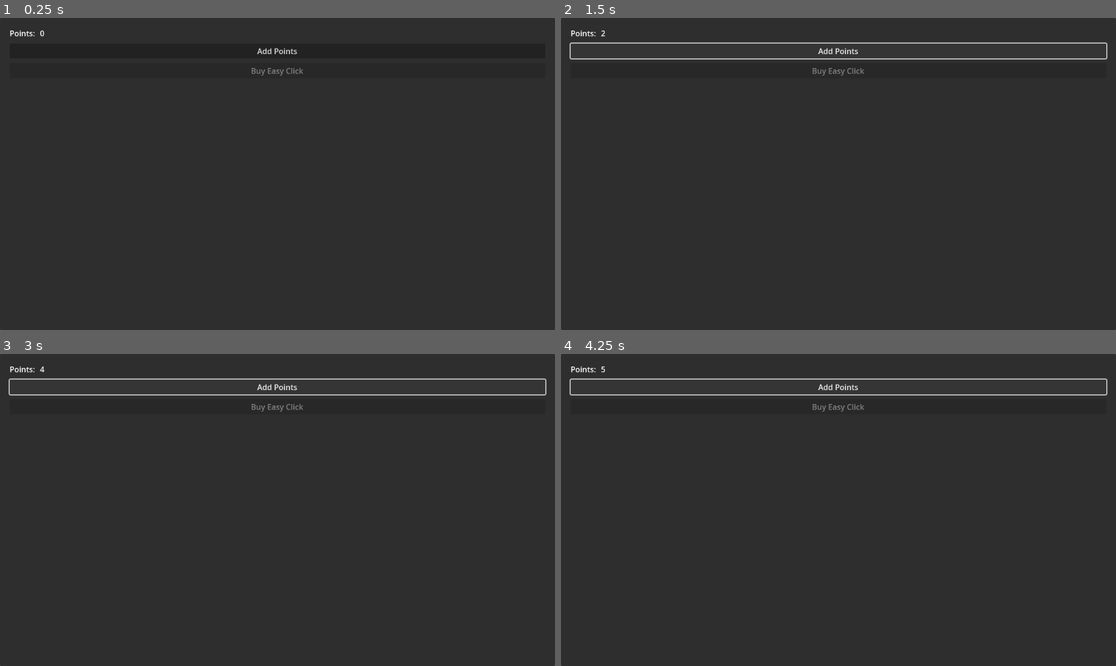
Above: before the commit, frames 1-4 (two rows, left to right).
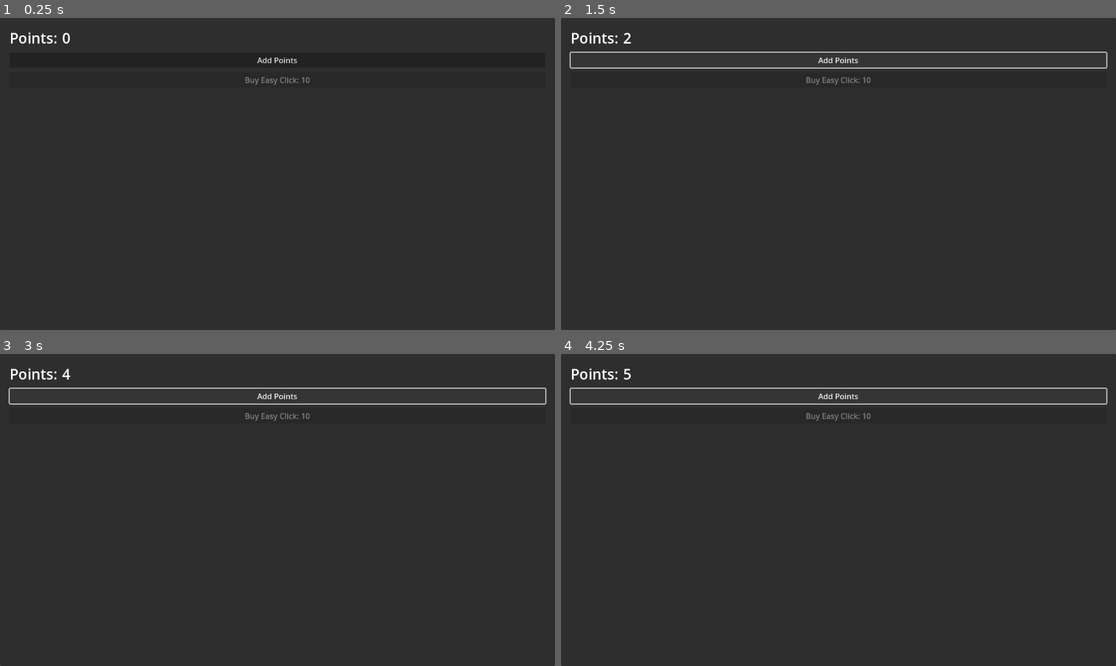
Above: after the commit, the same moments.

Repository: tkapa/incremental-plus
Game: Godot game, scene res://main.tscn
Same seed, same stepped clock (60 frames per second), same inputs: the game is played once before the commit and once after it.
Inputs:
- Up to frame 1 (0.25 s): no input
- Up to frame 2 (1.5 s): click "Add Points" at 0.5 s; click "Add Points" at 1.25 s
- Up to frame 3 (3 s): click "Add Points" at 2 s; tap Enter at 2.75 s
- Up to frame 4 (4.25 s): tap Space at 3.5 s

The runs differ from the first frame. In frame 1, 0.5% of the frame differs, in the area x 1-56%, y 4-22%; in frame 2, 2.2%; in frame 3, 2.2%, in the area x 1-99%, y 4-22%; in frame 4, 2.2%.

Commit message:
Setting up for Autobattling

Diff:
--- a/Components/BuyButton/BuyAssetButton.tscn
+++ b/Components/BuyButton/BuyAssetButton.tscn
@@ -5,6 +5,7 @@
 [node name="BuyAssetButton" type="Button"]
 offset_right = 8.0
 offset_bottom = 8.0
+text = "Buy {{ PURCHASABLE }}: {{ COST }}"
 script = ExtResource("1_7ghck")
 metadata/_custom_type_script = "uid://cc34d36477p4m"
 
--- a/Components/BuyButton/buy_button.gd
+++ b/Components/BuyButton/buy_button.gd
@@ -1,13 +1,13 @@
 class_name BuyButton extends Button
 
-@export var puchasable : Purchasable
+@export var purchasable : Purchasable
 
 var current_asset_cost : int
 
 func _ready():
 	Signalbus.points_added.connect(_on_points_changed)
-	current_asset_cost = puchasable.base_cost
-	text = "Buy " + puchasable.name
+	current_asset_cost = purchasable.base_cost
+	_set_text()
 
 	if (!_is_purchasable()):
 		disabled = true
@@ -28,5 +28,9 @@
 	disabled = false
 
 func _handle_purchase():
-	Signalbus.handle_purchase.emit(puchasable, current_asset_cost)
-	current_asset_cost *= puchasable.cost_increment
+	Signalbus.handle_purchase.emit(purchasable, current_asset_cost)
+	current_asset_cost *= purchasable.cost_increment
+	_set_text()
+
+func _set_text():
+	text = "Buy " + purchasable.name + ": " + str(current_asset_cost)
--- /dev/null
+++ b/Components/Health/healthComponent.tscn
@@ -0,0 +1,6 @@
+[gd_scene load_steps=2 format=3 uid="uid://dnuabqsbm3wrk"]
+
+[ext_resource type="Script" uid="uid://qbqggo84urk0" path="res://Components/Health/health_component.gd" id="1_d0tjh"]
+
+[node name="HealthComponent" type="Node"]
+script = ExtResource("1_d0tjh")
--- /dev/null
+++ b/Components/Health/health_component.gd
@@ -0,0 +1,28 @@
+class_name HealthComponent extends Node
+
+signal on_death
+
+var _max_health : int = 0
+var _current_health : int = 0
+
+func _ready():
+	var hitbox = get_node_or_null("../" + MyConstants.HitboxName)
+	if (hitbox == null):
+		push_error("No Hitbox attached to " + name)
+
+	if (hitbox is HitboxComponent):
+		hitbox.hit.connect(_on_take_damage)
+	else:
+		push_error("No Hitbox attached to " + name)
+
+func init(max_health: int):
+	_max_health = max_health
+	_current_health = _max_health
+
+func _on_take_damage(attack: Attack):
+	_current_health -= attack.damage
+
+	if _current_health > 0:
+		return
+
+	on_death.emit()
--- /dev/null
+++ b/Components/Hitbox/hitboxComponent.tscn
@@ -0,0 +1,8 @@
+[gd_scene load_steps=2 format=3 uid="uid://c7npxutghlnlq"]
+
+[ext_resource type="Script" uid="uid://bcj712lsyocbp" path="res://Components/Hitbox/hitbox_component.gd" id="1_orcbq"]
+
+[node name="HitboxComponent" type="Area2D"]
+script = ExtResource("1_orcbq")
+
+[connection signal="body_entered" from="." to="." method="_on_body_entered"]
--- /dev/null
+++ b/Components/Hitbox/hitbox_component.gd
@@ -0,0 +1,6 @@
+class_name HitboxComponent extends Area2D
+
+signal hit(attack: Attack)
+
+func _on_body_entered(body: HurtboxComponent):
+	hit.emit(body.attack)
--- /dev/null
+++ b/Components/Hurtbox/hurtboxComponent.tscn
@@ -0,0 +1,6 @@
+[gd_scene load_steps=2 format=3 uid="uid://bbvixhmyyu0c0"]
+
+[ext_resource type="Script" uid="uid://c4pddtqhopebj" path="res://Components/Hurtbox/hurtbox_component.gd" id="1_ca0ao"]
+
+[node name="HurtboxComponent" type="Area2D"]
+script = ExtResource("1_ca0ao")
--- /dev/null
+++ b/Components/Hurtbox/hurtbox_component.gd
@@ -0,0 +1,6 @@
+class_name HurtboxComponent extends Area2D
+
+var attack : Attack
+
+func init(_attack: Attack):
+	attack = _attack
--- /dev/null
+++ b/Components/MovementComponent/movement_component_base.gd
@@ -0,0 +1,4 @@
+class_name MovementComponentBase extends Node
+
+func get_movement_direction() -> Vector2:
+	return Vector2.ZERO
--- a/Components/Purchasables/PassivePurchasableComponent/passivePurchasable.tscn
+++ b/Components/Purchasables/PassivePurchasableComponent/passivePurchasable.tscn
@@ -1,6 +1,11 @@
-[gd_scene load_steps=2 format=3 uid="uid://crm8cuudhau44"]
+[gd_scene load_steps=3 format=3 uid="uid://crm8cuudhau44"]
 
 [ext_resource type="Script" uid="uid://3axp86vqg4f4" path="res://Components/Purchasables/PassivePurchasableComponent/passive_purchasable.gd" id="1_t8ov3"]
+[ext_resource type="PackedScene" uid="uid://cycsdwiyolye8" path="res://Components/TickListener/TickListenerComponent.tscn" id="2_uwnio"]
 
 [node name="PassivePurchasable" type="Node"]
 script = ExtResource("1_t8ov3")
+
+[node name="TickListenerComponent" parent="." instance=ExtResource("2_uwnio")]
+
+[connection signal="on_tick" from="TickListenerComponent" to="." method="_on_tick_listener_component_on_tick"]
--- a/Components/Purchasables/PassivePurchasableComponent/passive_purchasable.gd
+++ b/Components/Purchasables/PassivePurchasableComponent/passive_purchasable.gd
@@ -4,7 +4,6 @@
 
 func init(purchasable: Passive):
 	_purchasable = purchasable
-	Signalbus.tick_timeout.connect(_on_tick_timeout)
 
-func _on_tick_timeout():
+func _on_tick_listener_component_on_tick():
 	Signalbus.add_points.emit(_purchasable.point_value)
--- /dev/null
+++ b/Entities/Fighters/fighter.gd
@@ -0,0 +1,3 @@
+class_name Fighter extends CharacterBody2D
+
+@export var stats : FighterStats
--- /dev/null
+++ b/Entities/Fighters/fighter_stats.gd
@@ -0,0 +1 @@
+class_name FighterStats extends Resource
--- /dev/null
+++ b/Scenes/Game/fight_area.tscn
@@ -0,0 +1,3 @@
+[gd_scene format=3 uid="uid://dng2uo21gn668"]
+
+[node name="FightArea" type="Node2D"]
--- /dev/null
+++ b/Scripts/State Machine/state.gd
@@ -0,0 +1,31 @@
+# https://github.com/theshaggydev/the-shaggy-dev-projects/blob/main/projects/godot-4/advanced-state-machines/src/state_machine/state.gd
+class_name State extends Node
+
+@export
+var animation_name: String
+@export
+var move_speed: float = 400
+
+var gravity: int = ProjectSettings.get_setting("physics/2d/default_gravity")
+
+var animations: AnimatedSprite2D
+var move_component: MovementComponentBase
+var parent: CharacterBody2D
+
+func enter() -> void:
+	animations.play(animation_name)
+
+func exit() -> void:
+	pass
+
+func process_input(event: InputEvent) -> State:
+	return null
+
+func process_frame(delta: float) -> State:
+	return null
+
+func process_physics(delta: float) -> State:
+	return null
+
+func get_movement_input() -> Vector2:
+	return move_component.get_movement_direction()
--- /dev/null
+++ b/Scripts/State Machine/state_machine.gd
@@ -0,0 +1,43 @@
+# https://github.com/theshaggydev/the-shaggy-dev-projects/blob/main/projects/godot-4/advanced-state-machines/src/state_machine/state.gd
+class_name StateMachine extends Node
+
+@export
+var starting_state: State
+
+var current_state: State
+
+# Initialize the state machine by giving each child state a reference to the
+# parent object it belongs to and enter the default starting_state.
+func init(parent: CharacterBody2D, animations: AnimatedSprite2D, move_component: MovementComponentBase) -> void:
+	for child in get_children():
+		child.parent = parent
+		child.animations = animations
+		child.move_component = move_component
+
+	# Initialize to the default state
+	change_state(starting_state)
+
+# Change to the new state by first calling any exit logic on the current state.
+func change_state(new_state: State) -> void:
+	if current_state:
+		current_state.exit()
+
+	current_state = new_state
+	current_state.enter()
+
+# Pass through functions for the Player to call,
+# handling state changes as needed.
+func process_physics(delta: float) -> void:
+	var new_state = current_state.process_physics(delta)
+	if new_state:
+		change_state(new_state)
+
+func process_input(event: InputEvent) -> void:
+	var new_state = current_state.process_input(event)
+	if new_state:
+		change_state(new_state)
+
+func process_frame(delta: float) -> void:
+	var new_state = current_state.process_frame(delta)
+	if new_state:
+		change_state(new_state)
--- /dev/null
+++ b/Scripts/attack.gd
@@ -0,0 +1,3 @@
+class_name Attack
+
+var damage : int
--- /dev/null
+++ b/Scripts/my_constants.gd
@@ -0,0 +1,3 @@
+class_name Names extends Node
+
+var HitboxName = "HitboxComponent"
--- a/main.tscn
+++ b/main.tscn
@@ -40,6 +40,6 @@
 
 [node name="BuyAssetButton" parent="Panel/MarginContainer/VBoxContainer" instance=ExtResource("3_h2yge")]
 layout_mode = 2
-puchasable = ExtResource("4_1bvp3")
+purchasable = ExtResource("4_1bvp3")
 
 [connection signal="button_down" from="Panel/MarginContainer/VBoxContainer/AddPointButton" to="Panel/MarginContainer/VBoxContainer/AddPointButton" method="_on_button_down"]
--- a/points_label.tscn
+++ b/points_label.tscn
@@ -16,8 +16,10 @@
 
 [node name="Points" type="Label" parent="."]
 layout_mode = 2
+theme_override_font_sizes/font_size = 30
 text = "Points:"
 
 [node name="PointsTotal" type="Label" parent="."]
 layout_mode = 2
+theme_override_font_sizes/font_size = 30
 text = "0"
--- a/project.godot
+++ b/project.godot
@@ -21,6 +21,14 @@
 Tickmanager="*res://Scripts/tick_manager.gd"
 Gamemanager="*res://Scripts/game_manager.gd"
 PurchaseManager="*res://Scripts/purchase_manager.gd"
+MyConstants="*res://Scripts/my_constants.gd"
+
+[file_customization]
+
+folder_colors={
+"res://Scenes/": "red",
+"res://Scripts/": "teal"
+}
 
 [rendering]
 
Not shown, added: Components/Health/health_component.gd.uid
Not shown, added: Components/Hitbox/hitbox_component.gd.uid
Not shown, added: Components/Hurtbox/hurtbox_component.gd.uid
Not shown, added: Components/MovementComponent/movement_component_base.gd.uid
Not shown, added: Entities/Fighters/fighter.gd.uid
Not shown, added: Entities/Fighters/fighter_stats.gd.uid
Not shown, added: Scripts/State Machine/state.gd.uid
Not shown, added: Scripts/State Machine/state_machine.gd.uid
Not shown, added: Scripts/attack.gd.uid
Not shown, added: Scripts/my_constants.gd.uid
